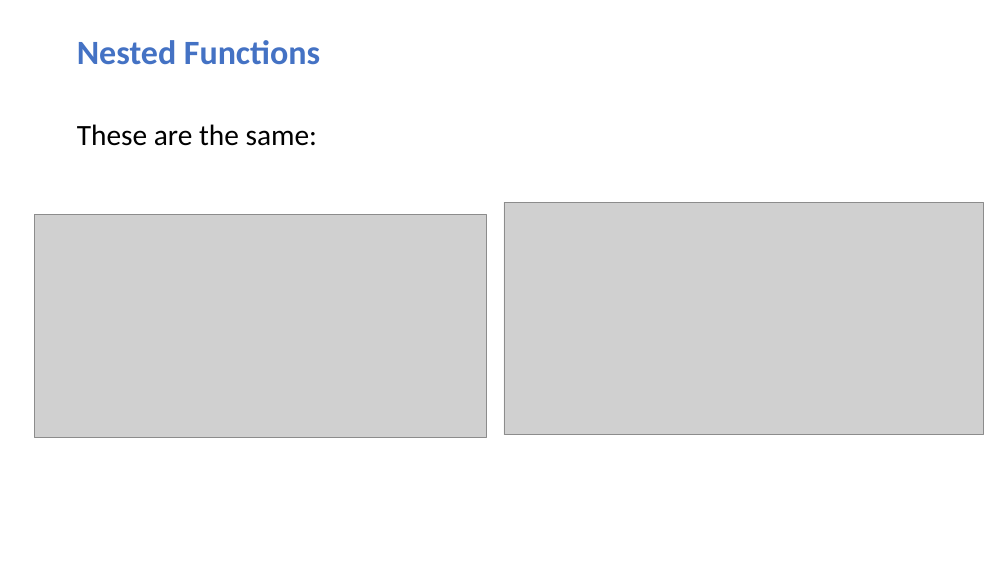
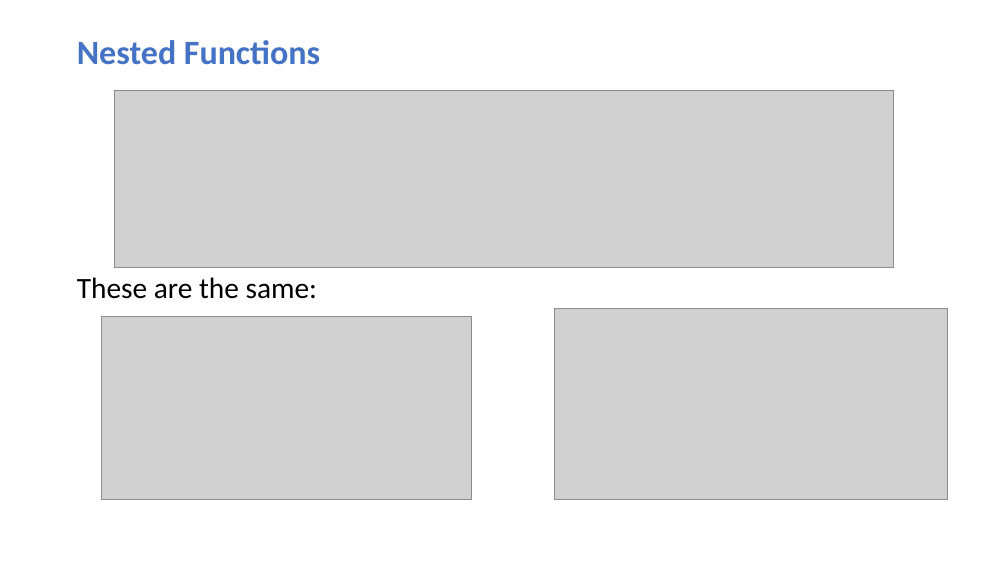
Before and after one commit to mtruongg/2022-workshop-excel, a slide deck: slide 10 of Week-03/Week-03_LogicalTestsAndNestedFunctions.pptx (slide 9 before the commit). Drawn at 1008x567 pixels with LibreOffice and Linux fonts; fonts in the diff are those of the drawing; grey boxes stand for pictures. Boxes give left, top, right and bottom in pixels: in the first picture for what was removed or moved away, otherwise in the second. Text is boxed around its words. In the diff, an @@ line names an element or a change of style, - is before the commit and + after.

```diff
--- a/Week-03/Week-03_LogicalTestsAndNestedFunctions.pptx
+++ b/Week-03/Week-03_LogicalTestsAndNestedFunctions.pptx
@@ picture added at (115, 90, 894, 268) @@
@@ text "These are the same:": place and size @@
-text "These are the same:" at (77, 124, 317, 146)
+text "These are the same:" at (77, 277, 317, 299)
@@ picture: place and size @@
-picture at (35, 215, 486, 438)
+picture at (101, 317, 471, 500)
@@ picture: place and size @@
-picture at (504, 202, 984, 435)
+picture at (555, 309, 948, 499)
```
Also in this commit, not shown: 1 other slide changed, 1 slide added, 2 other files.
